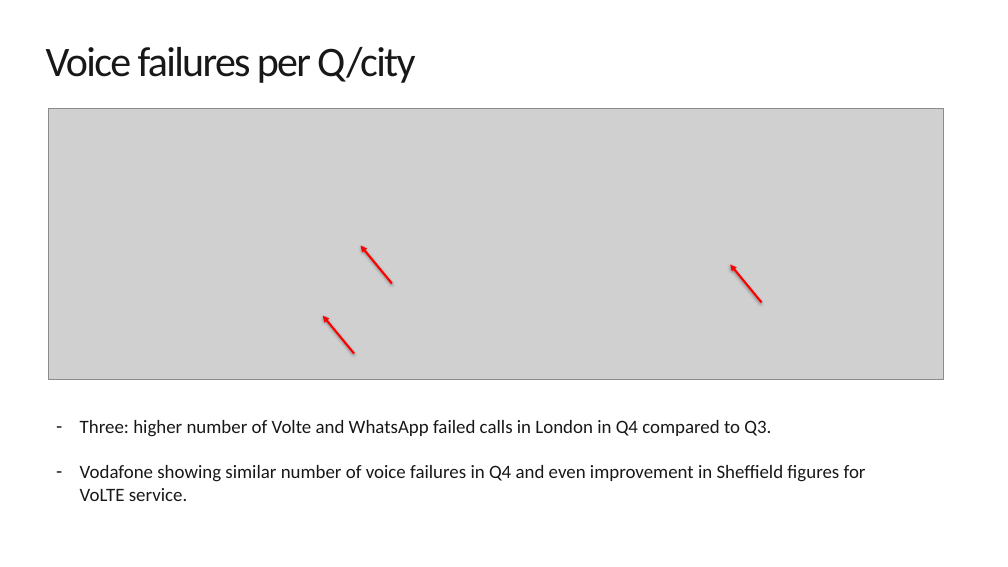
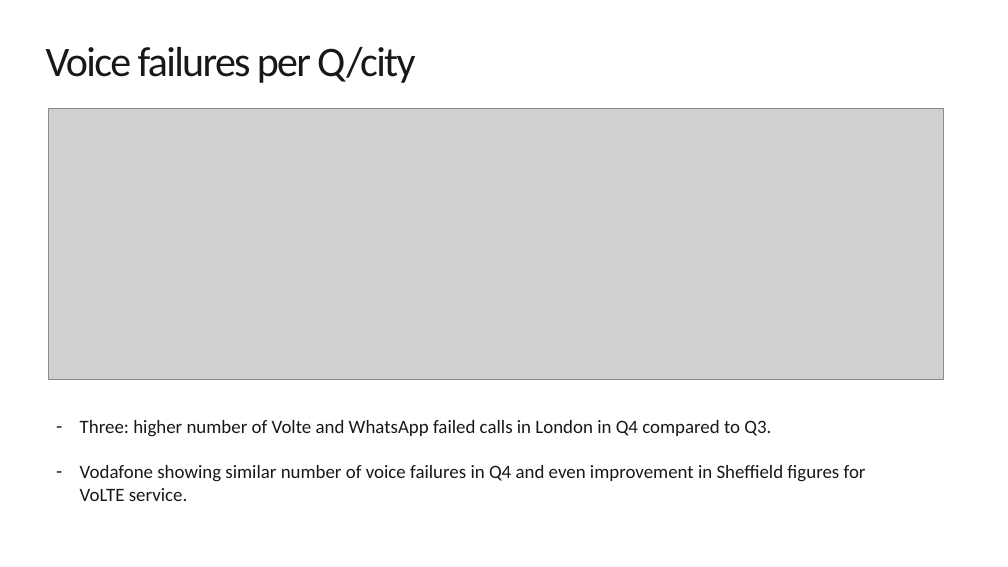
Before and after one commit to jaimetur/DashboardAnalytic, a slide deck: slide 9 of assets/templates/Template_CDR_NSA_analysis.pptx. Drawn at 1008x567 pixels with LibreOffice and Linux fonts; fonts in the diff are those of the drawing; grey boxes stand for pictures; background and template pictures are left out. Boxes give left, top, right and bottom in pixels: in the first picture for what was removed or moved away, otherwise in the second. Text is boxed around its words. In the diff, an @@ line names an element or a change of style, - is before the commit and + after.

```diff
--- a/assets/templates/Template_CDR_NSA_analysis.pptx
+++ b/assets/templates/Template_CDR_NSA_analysis.pptx
@@ arrow removed from (392, 284) to (361, 246) @@
@@ arrow removed from (761, 302) to (730, 265) @@
@@ arrow removed from (354, 354) to (323, 316) @@
```
Also in this commit, not shown: 13 other slides changed, 1 other file.
